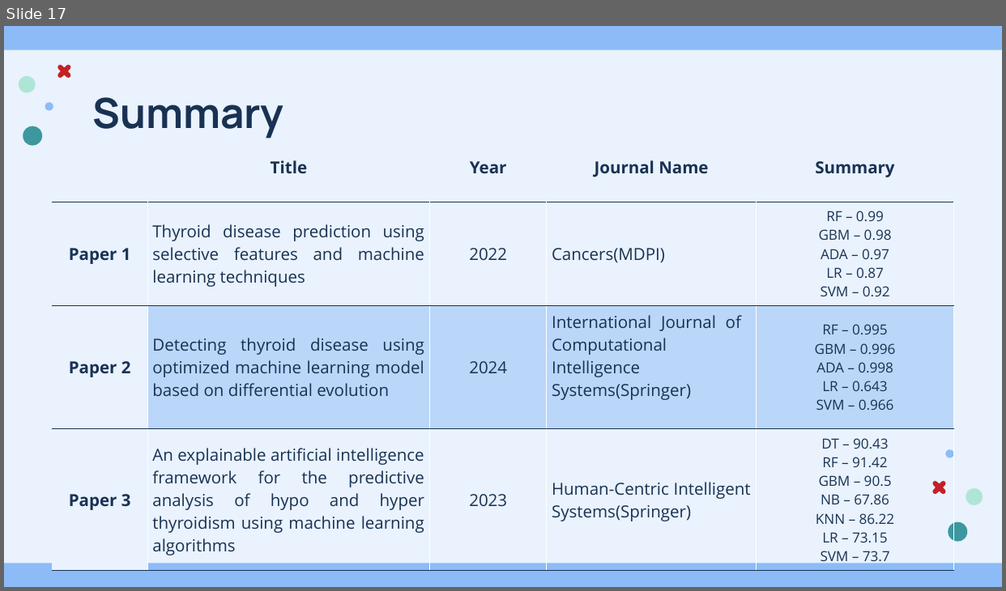
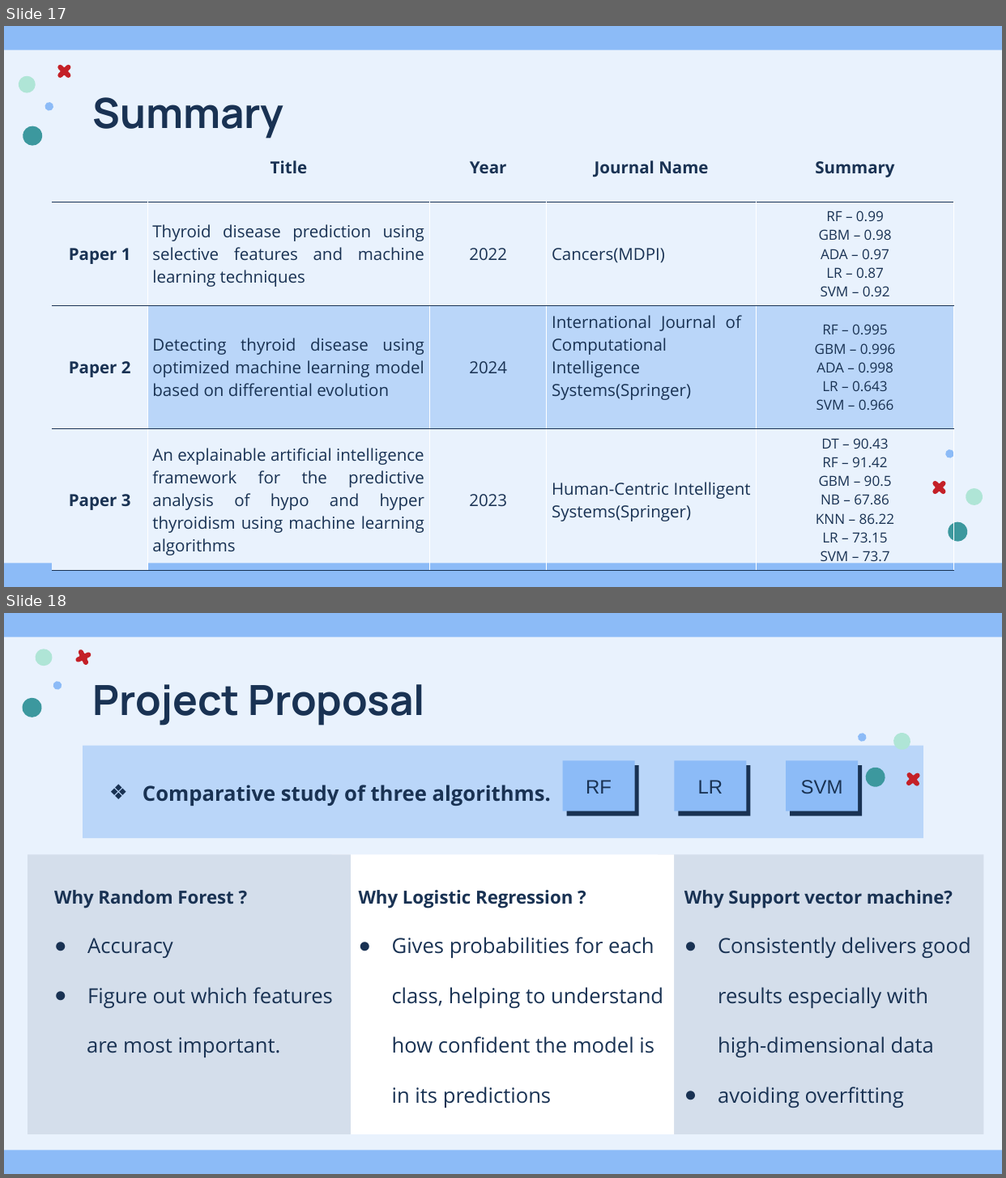
Before and after one commit to nikhi-la/Thyroid---Project, a slide deck: Documents/Thyroid_PPT.pptx. Shown one above the other, each under a label of ours: slide 17 before the commit, slides 17 and 18 after it. The pictures are 1006x591 and 1006x1178 pixels, drawn with LibreOffice and Linux fonts; fonts in the diff are those of the drawing. Boxes give left, top, right and bottom in pixels: in the first picture for what was removed or moved away, otherwise in the second. Text is boxed around its words. In the diff, an @@ line names an element or a change of style, - is before the commit and + after.

```diff
--- a/Documents/Thyroid_PPT.pptx
+++ b/Documents/Thyroid_PPT.pptx
@@ slide 18 added at [4,613,1002,1174], background #E9F2FD; not listed: 2 template elements that a slide beside it also shows @@
@@ group added at [20,646,92,721]: 4 freeform shapes @@
@@ title added at [92,684,425,726], 30 pt, text #193253, bold @@
+Project Proposal
@@ subtitle added at [83,746,924,838], fill #8CBBF7 at 50% opacity, 15 pt, text #193253, bold @@
+❖ Comparative study of three algorithms.
@@ rectangle added at [563,760,635,811], fill #8CBBF7, 14 pt, text #193253 @@
+RF
@@ rectangle added at [675,760,747,811], fill #8CBBF7, 14 pt, text #193253 @@
+LR
@@ rectangle added at [786,760,857,811], fill #8CBBF7, 14 pt, text #193253 @@
+SVM
@@ group added at [857,730,920,792]: 4 freeform shapes @@
@@ subtitle added at [28,854,351,1134], fill #D4DEEB, 15 pt, text #193253 @@
+Why Random Forest ?
+● Accuracy
+● Figure out which features
+are most important.
@@ rectangle added at [331,854,674,1134], fill #FFFFFF, 15 pt, text #193253 @@
+Why Logistic Regression ?
+● Gives probabilities for each class, helping to understand how confident the model is in its predictions
@@ rectangle added at [658,854,984,1134], fill #D4DEEB, 15 pt, text #193253 @@
+Why Support vector machine?
+● Consistently delivers good results especially with high-dimensional data
+● avoiding overfitting
```
Also in this commit, not shown: 4 slides changed, 4 other slides added, 1 other file.
